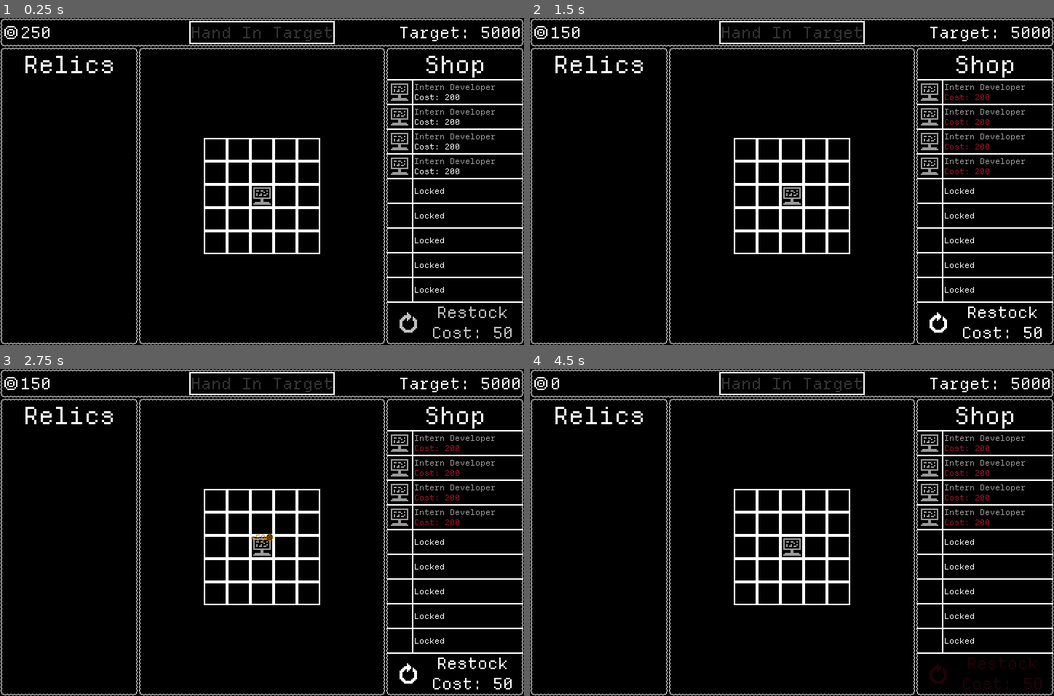
Above: before the commit, frames 1-4 (two rows, left to right).
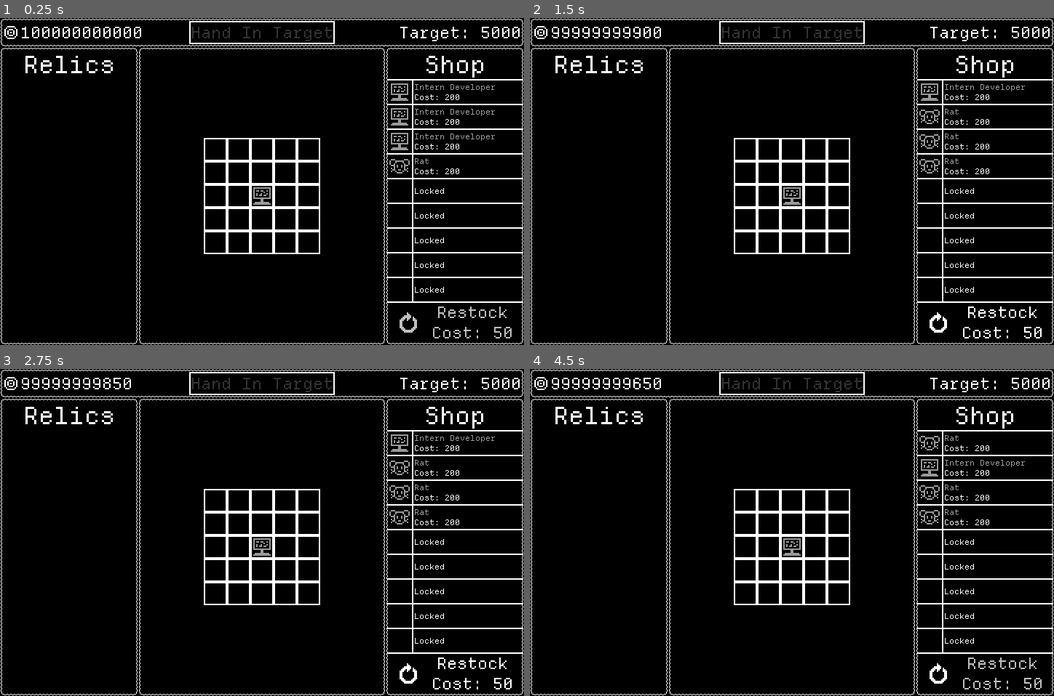
Above: after the commit, the same moments.

Repository: GemDust0/TooBigToFail
Game: Godot game, scene res://Scenes/CorporateSim.tscn
Same seed, same stepped clock (60 frames per second), same inputs: the game is played once before the commit and once after it. This scene is started directly instead of the project's main scene.
Inputs (mouse positions are in pixels of both pictures, inside the frame that each line leads up to):
- Up to frame 1 (0.25 s): no input
- Up to frame 2 (1.5 s): click "Restock Cost: 50" at 0.5 s; click "Restock Cost: 50" at 1.25 s
- Up to frame 3 (2.75 s): click "Restock Cost: 50" at 2 s
- Up to frame 4 (4.5 s): tap Enter (enter) at 2.75, 3.6, 4.25 s; move the mouse to (907, 516) at 2.77 s; press the mouse at (907, 516) at 2.78 s; tap Space at 3.5 s; move the mouse to (687, 548) at 3.52 s; release the mouse at (687, 548) at 3.53 s; click (687, 548) at 3.8 s; move the mouse to (844, 460) at 4.27 s; press the mouse at (844, 460) at 4.28 s

The runs differ from the first frame. In frame 1, 0.4% of the frame differs, in the area x 4-95%, y 2-48%; in frame 2, 0.9%; in frame 3, 0.9%; in frame 4, 1.2%, in the area x 4-98%, y 2-98%.

Commit message:
New pests/relics

Diff:
--- a/Scenes/CorporateSim.tscn
+++ b/Scenes/CorporateSim.tscn
@@ -16,6 +16,10 @@
 [ext_resource type="PackedScene" uid="uid://xdv240crh3kg" path="res://Scenes/Employees/ExperiencedDeveloper.tscn" id="11_l3k28"]
 [ext_resource type="PackedScene" uid="uid://grr8d8ddayxl" path="res://Scenes/Employees/MasterDeveloper.tscn" id="12_pvrxv"]
 [ext_resource type="PackedScene" uid="uid://hqje2n5cnh24" path="res://Scenes/Employees/SeniorDeveloper.tscn" id="13_hnvcw"]
+[ext_resource type="PackedScene" uid="uid://dqhraap1ln7ee" path="res://Scenes/Employees/Rat.tscn" id="14_8f4hq"]
+[ext_resource type="PackedScene" uid="uid://c3wlxjtmpnkf6" path="res://Scenes/Employees/BossPet.tscn" id="16_7r3px"]
+[ext_resource type="PackedScene" uid="uid://cmo1j1767m6yh" path="res://Scenes/Employees/Dog.tscn" id="17_nmoak"]
+[ext_resource type="PackedScene" uid="uid://nq53mjnc0xx0" path="res://Scenes/Employees/ProjectManager.tscn" id="18_5ido5"]
 
 [node name="CorporateSim" type="Node" unique_id=1056640650]
 script = ExtResource("1_v5m7x")
@@ -306,7 +310,7 @@
 
 [node name="EmployeeShop" parent="." unique_id=1407566876 node_paths=PackedStringArray("grid") instance=ExtResource("6_cj7sp")]
 grid = NodePath("../PanelContainer/EmployeeGrid")
-employees = Array[PackedScene]([ExtResource("8_4ekef"), ExtResource("9_ux72k"), ExtResource("10_uvps6"), ExtResource("11_l3k28"), ExtResource("12_pvrxv"), ExtResource("13_hnvcw")])
+employees = Array[PackedScene]([ExtResource("8_4ekef"), ExtResource("10_uvps6"), ExtResource("11_l3k28"), ExtResource("13_hnvcw"), ExtResource("12_pvrxv"), ExtResource("14_8f4hq"), ExtResource("9_ux72k"), ExtResource("16_7r3px"), ExtResource("17_nmoak"), ExtResource("18_5ido5")])
 
 [node name="SellArea" type="TextureRect" parent="." unique_id=335735936]
 unique_name_in_owner = true
--- /dev/null
+++ b/Scenes/Employees/BossPet.tscn
@@ -0,0 +1,32 @@
+[gd_scene format=3 uid="uid://c3wlxjtmpnkf6"]
+
+[ext_resource type="PackedScene" uid="uid://bkds4gjqq4ydo" path="res://Scenes/Employee.tscn" id="1_usyrq"]
+[ext_resource type="Texture2D" uid="uid://cja2vvxig4shh" path="res://Assets/PestIcon.png" id="2_w7cx0"]
+[ext_resource type="Script" uid="uid://b2rumm8cisypv" path="res://Scripts/Synergy.gd" id="3_w7cx0"]
+
+[sub_resource type="Resource" id="Resource_b7dm5"]
+script = ExtResource("3_w7cx0")
+type = 2
+effect = 0.5
+invertAffect = true
+area = Array[Vector2i]([Vector2i(0, -1), Vector2i(0, 1), Vector2i(-1, 0), Vector2i(1, 0), Vector2i(-1, 1), Vector2i(-1, -1), Vector2i(1, 1), Vector2i(1, -1)])
+metadata/_custom_type_script = "uid://b2rumm8cisypv"
+
+[sub_resource type="Resource" id="Resource_q53l3"]
+script = ExtResource("3_w7cx0")
+stat = 1
+type = 2
+effect = 0.5
+invertAffect = true
+area = Array[Vector2i]([Vector2i(0, -1), Vector2i(0, 1), Vector2i(-1, 0), Vector2i(1, 0), Vector2i(-1, 1), Vector2i(-1, -1), Vector2i(1, 1), Vector2i(1, -1)])
+metadata/_custom_type_script = "uid://b2rumm8cisypv"
+
+[node name="BossPet" unique_id=854379618 instance=ExtResource("1_usyrq")]
+texture = ExtResource("2_w7cx0")
+type = "Pest"
+production_value = 300
+production_time = 1.5
+rarity = "Rare"
+id = "Boss' Pet"
+description = "Produces 300 coins every 1.5 seconds, halves speed and value of adjacent employees"
+synergies = Array[ExtResource("3_w7cx0")]([SubResource("Resource_b7dm5"), SubResource("Resource_q53l3")])
--- /dev/null
+++ b/Scenes/Employees/Dog.tscn
@@ -0,0 +1,32 @@
+[gd_scene format=3 uid="uid://cmo1j1767m6yh"]
+
+[ext_resource type="PackedScene" uid="uid://bkds4gjqq4ydo" path="res://Scenes/Employee.tscn" id="1_8nypr"]
+[ext_resource type="Texture2D" uid="uid://cja2vvxig4shh" path="res://Assets/PestIcon.png" id="2_5fh30"]
+[ext_resource type="Script" uid="uid://b2rumm8cisypv" path="res://Scripts/Synergy.gd" id="3_5fh30"]
+
+[sub_resource type="Resource" id="Resource_bow5w"]
+script = ExtResource("3_5fh30")
+type = 2
+effect = 2.0
+invertAffect = true
+area = Array[Vector2i]([Vector2i(0, -1), Vector2i(0, 1), Vector2i(-1, 0), Vector2i(1, 0), Vector2i(-1, 1), Vector2i(-1, -1), Vector2i(1, 1), Vector2i(1, -1)])
+metadata/_custom_type_script = "uid://b2rumm8cisypv"
+
+[sub_resource type="Resource" id="Resource_7crsd"]
+script = ExtResource("3_5fh30")
+type = 2
+effect = 0.5
+invertAffect = true
+area = Array[Vector2i]([Vector2i(0, -1), Vector2i(0, 1), Vector2i(-1, 0), Vector2i(1, 0), Vector2i(-1, 1), Vector2i(-1, -1), Vector2i(1, 1), Vector2i(1, -1)])
+invertArea = true
+metadata/_custom_type_script = "uid://b2rumm8cisypv"
+
+[node name="Dog" unique_id=854379618 instance=ExtResource("1_8nypr")]
+texture = ExtResource("2_5fh30")
+type = "Pest"
+production_value = 0
+production_time = 0.0
+rarity = "Epic"
+id = "Dog"
+description = "Doubles production value of adjacent employees, halves value of others."
+synergies = Array[ExtResource("3_5fh30")]([SubResource("Resource_bow5w"), SubResource("Resource_7crsd")])
--- /dev/null
+++ b/Scenes/Employees/ProjectManager.tscn
@@ -0,0 +1,51 @@
+[gd_scene format=3 uid="uid://nq53mjnc0xx0"]
+
+[ext_resource type="PackedScene" uid="uid://bkds4gjqq4ydo" path="res://Scenes/Employee.tscn" id="1_eljyt"]
+[ext_resource type="Texture2D" uid="uid://cja2vvxig4shh" path="res://Assets/PestIcon.png" id="2_u6p2a"]
+[ext_resource type="Script" uid="uid://b2rumm8cisypv" path="res://Scripts/Synergy.gd" id="3_u6p2a"]
+
+[sub_resource type="Resource" id="Resource_47em8"]
+script = ExtResource("3_u6p2a")
+type = 2
+effect = 2.0
+affects = Array[String](["Boss' Pet"])
+area = Array[Vector2i]([Vector2i(0, -1), Vector2i(0, 1), Vector2i(-1, 0), Vector2i(1, 0), Vector2i(-1, 1), Vector2i(-1, -1), Vector2i(1, 1), Vector2i(1, -1)])
+metadata/_custom_type_script = "uid://b2rumm8cisypv"
+
+[sub_resource type="Resource" id="Resource_yvmsu"]
+script = ExtResource("3_u6p2a")
+stat = 1
+type = 2
+effect = 2.0
+affects = Array[String](["Boss' Pet"])
+area = Array[Vector2i]([Vector2i(0, -1), Vector2i(0, 1), Vector2i(-1, 0), Vector2i(1, 0), Vector2i(-1, 1), Vector2i(-1, -1), Vector2i(1, 1), Vector2i(1, -1)])
+metadata/_custom_type_script = "uid://b2rumm8cisypv"
+
+[sub_resource type="Resource" id="Resource_xvgum"]
+script = ExtResource("3_u6p2a")
+type = 2
+effect = 0.5
+affects = Array[String](["Boss' Pet"])
+invertAffect = true
+area = Array[Vector2i]([Vector2i(0, -1), Vector2i(0, 1), Vector2i(-1, 0), Vector2i(1, 0), Vector2i(-1, 1), Vector2i(-1, -1), Vector2i(1, 1), Vector2i(1, -1)])
+metadata/_custom_type_script = "uid://b2rumm8cisypv"
+
+[sub_resource type="Resource" id="Resource_hoyml"]
+script = ExtResource("3_u6p2a")
+stat = 1
+type = 2
+effect = 0.5
+affects = Array[String](["Boss' Pet"])
+invertAffect = true
+area = Array[Vector2i]([Vector2i(0, -1), Vector2i(0, 1), Vector2i(-1, 0), Vector2i(1, 0), Vector2i(-1, 1), Vector2i(-1, -1), Vector2i(1, 1), Vector2i(1, -1)])
+metadata/_custom_type_script = "uid://b2rumm8cisypv"
+
+[node name="ProjectManager" unique_id=854379618 instance=ExtResource("1_eljyt")]
+texture = ExtResource("2_u6p2a")
+type = "Pest"
+production_value = 0
+production_time = 0.0
+rarity = "Legendary"
+id = "Project Manager"
+description = "Doubles speed and value of adjacent Boss' Pet, halves speed and value of all other adjacent employees"
+synergies = Array[ExtResource("3_u6p2a")]([SubResource("Resource_47em8"), SubResource("Resource_yvmsu"), SubResource("Resource_xvgum"), SubResource("Resource_hoyml")])
--- /dev/null
+++ b/Scenes/Employees/Rat.tscn
@@ -0,0 +1,32 @@
+[gd_scene format=3 uid="uid://dqhraap1ln7ee"]
+
+[ext_resource type="PackedScene" uid="uid://bkds4gjqq4ydo" path="res://Scenes/Employee.tscn" id="1_6c0oi"]
+[ext_resource type="Texture2D" uid="uid://cja2vvxig4shh" path="res://Assets/PestIcon.png" id="2_q25nc"]
+[ext_resource type="Script" uid="uid://b2rumm8cisypv" path="res://Scripts/Synergy.gd" id="3_q25nc"]
+
+[sub_resource type="Resource" id="Resource_lthed"]
+script = ExtResource("3_q25nc")
+effect = -10.0
+invertAffect = true
+area = Array[Vector2i]([Vector2i(0, -1), Vector2i(0, 1), Vector2i(-1, 0), Vector2i(1, 0), Vector2i(-1, 1), Vector2i(-1, -1), Vector2i(1, 1), Vector2i(1, -1)])
+relicReq = "Mutualism"
+invertRelic = true
+metadata/_custom_type_script = "uid://b2rumm8cisypv"
+
+[sub_resource type="Resource" id="Resource_q25nc"]
+script = ExtResource("3_q25nc")
+stat = 1
+type = 1
+effect = 0.2
+invertAffect = true
+area = Array[Vector2i]([Vector2i(0, -1), Vector2i(0, 1), Vector2i(-1, 0), Vector2i(1, 0), Vector2i(-1, 1), Vector2i(-1, -1), Vector2i(1, 1), Vector2i(1, -1)])
+metadata/_custom_type_script = "uid://b2rumm8cisypv"
+
+[node name="Rat" unique_id=854379618 instance=ExtResource("1_6c0oi")]
+texture = ExtResource("2_q25nc")
+type = "Pest"
+production_value = 0
+production_time = 0.0
+id = "Rat"
+description = "Reduces production value of adjacent employees by 10, but increases their production speed by 20%"
+synergies = Array[ExtResource("3_q25nc")]([SubResource("Resource_lthed"), SubResource("Resource_q25nc")])
--- a/Scenes/Employees/Snitch.tscn
+++ b/Scenes/Employees/Snitch.tscn
@@ -10,6 +10,8 @@
 effect = -0.1
 invertAffect = true
 area = Array[Vector2i]([Vector2i(0, -1), Vector2i(0, 1), Vector2i(-1, 0), Vector2i(1, 0), Vector2i(-1, 1), Vector2i(-1, -1), Vector2i(1, 1), Vector2i(1, -1)])
+relicReq = "Snitches get... Snitches??"
+invertRelic = true
 metadata/_custom_type_script = "uid://b2rumm8cisypv"
 
 [sub_resource type="Resource" id="Resource_kd472"]
@@ -17,7 +19,7 @@
 stat = 1
 type = 1
 effect = 0.25
-affects = Array[String](["Intern Developer"])
+affects = Array[String](["Intern Developer", "Rat"])
 area = Array[Vector2i]([Vector2i(0, -1), Vector2i(0, 1), Vector2i(-1, 0), Vector2i(1, 0), Vector2i(-1, 1), Vector2i(-1, -1), Vector2i(1, 1), Vector2i(1, -1)])
 metadata/_custom_type_script = "uid://b2rumm8cisypv"
 
@@ -35,7 +37,7 @@
 stat = 1
 type = 1
 effect = 0.15
-affects = Array[String](["Experienced Developer"])
+affects = Array[String](["Experienced Developer", "Boss' Pet"])
 area = Array[Vector2i]([Vector2i(0, -1), Vector2i(0, 1), Vector2i(-1, 0), Vector2i(1, 0), Vector2i(-1, 1), Vector2i(-1, -1), Vector2i(1, 1), Vector2i(1, -1)])
 metadata/_custom_type_script = "uid://b2rumm8cisypv"
 
@@ -44,7 +46,7 @@
 stat = 1
 type = 1
 effect = 0.1
-affects = Array[String](["Senior Developer"])
+affects = Array[String](["Senior Developer", "Dog"])
 area = Array[Vector2i]([Vector2i(0, -1), Vector2i(0, 1), Vector2i(-1, 0), Vector2i(1, 0), Vector2i(-1, 1), Vector2i(-1, -1), Vector2i(1, 1), Vector2i(1, -1)])
 metadata/_custom_type_script = "uid://b2rumm8cisypv"
 
@@ -53,7 +55,7 @@
 stat = 1
 type = 1
 effect = 0.05
-affects = Array[String](["Master Developer"])
+affects = Array[String](["Master Developer", "Project Manager"])
 area = Array[Vector2i]([Vector2i(0, -1), Vector2i(0, 1), Vector2i(-1, 0), Vector2i(1, 0), Vector2i(-1, 1), Vector2i(-1, -1), Vector2i(1, 1), Vector2i(1, -1)])
 metadata/_custom_type_script = "uid://b2rumm8cisypv"
 
@@ -61,8 +63,8 @@
 texture = ExtResource("2_qelro")
 type = "Pest"
 production_value = 0
-production_time = -1.0
+production_time = 0.0
 rarity = "Uncommon"
 id = "Snitch"
-description = "Increases production speed of adjacent employees by 25% but reduces value by 10%"
+description = "Reduces production value of adjacent employees by -10%, but increases production speed by 25%, -5% per rarity above common."
 synergies = Array[ExtResource("2_jekr8")]([SubResource("Resource_qelro"), SubResource("Resource_kd472"), SubResource("Resource_uedvd"), SubResource("Resource_ekepv"), SubResource("Resource_igemx"), SubResource("Resource_j1aed")])
--- /dev/null
+++ b/Scenes/Relics/Mutualism.tscn
@@ -0,0 +1,9 @@
+[gd_scene format=3 uid="uid://dhxx7y3iunh6r"]
+
+[ext_resource type="PackedScene" uid="uid://dqg0bvky61dxp" path="res://Scenes/Relic.tscn" id="1_om2bn"]
+[ext_resource type="Texture2D" uid="uid://cja2vvxig4shh" path="res://Assets/PestIcon.png" id="1_r1tv8"]
+
+[node name="Mutualism" unique_id=362028674 instance=ExtResource("1_om2bn")]
+texture = ExtResource("1_r1tv8")
+id = "Mutualism"
+description = "Rats no longer decrease production value of adjacent employees"
--- /dev/null
+++ b/Scenes/Relics/SnitchesSnitches.tscn
@@ -0,0 +1,10 @@
+[gd_scene format=3 uid="uid://b7ekf3liomx5f"]
+
+[ext_resource type="PackedScene" uid="uid://dqg0bvky61dxp" path="res://Scenes/Relic.tscn" id="1_arfm7"]
+[ext_resource type="Texture2D" uid="uid://cja2vvxig4shh" path="res://Assets/PestIcon.png" id="2_d0cs7"]
+
+[node name="SnitchesSnitches" unique_id=362028674 instance=ExtResource("1_arfm7")]
+self_modulate = Color(0.11372549, 0.7490196, 0.11372549, 1)
+texture = ExtResource("2_d0cs7")
+id = "Snitches get... Snitches??"
+description = "Snitches no longer decrease employee production value"
--- /dev/null
+++ b/Scenes/Relics/Stability.tscn
@@ -0,0 +1,9 @@
+[gd_scene format=3 uid="uid://c1pkowvf8se8d"]
+
+[ext_resource type="PackedScene" uid="uid://dqg0bvky61dxp" path="res://Scenes/Relic.tscn" id="1_7iuyq"]
+[ext_resource type="Texture2D" uid="uid://dfhv185c4coyh" path="res://Assets/HappyFace.png" id="2_4pbg7"]
+
+[node name="Stability" unique_id=362028674 instance=ExtResource("1_7iuyq")]
+texture = ExtResource("2_4pbg7")
+id = "Employee Stability"
+description = "All employee production value is doubled"
--- /dev/null
+++ b/Scenes/Relics/TurningLosses.tscn
@@ -0,0 +1,9 @@
+[gd_scene format=3 uid="uid://dhq18vy4i2t7l"]
+
+[ext_resource type="PackedScene" uid="uid://dqg0bvky61dxp" path="res://Scenes/Relic.tscn" id="1_tbrcu"]
+[ext_resource type="Texture2D" uid="uid://brcti43shig4d" path="res://Assets/TurningLossesAround.png" id="2_g78to"]
+
+[node name="TurningLosses" unique_id=362028674 instance=ExtResource("1_tbrcu")]
+texture = ExtResource("2_g78to")
+id = "Turning Losses (Around)"
+description = "Any negative profits are instead made positive"
--- a/Scripts/CorporateSim.gd
+++ b/Scripts/CorporateSim.gd
@@ -24,7 +24,7 @@
 
 func _ready() -> void:
 	money = 250
-	#money = 1000000000
+	money = 100000000000
 	target_label.text = "Target: %s" % targets[0]
 	grid.create_grid(5)
 	grid.add_employee(Vector2i(2, 2), load("res://Scenes/Employees/InternDeveloper.tscn").instantiate())
@@ -71,6 +71,7 @@
 	grid.disabled = false
 	shop.enable()
 	relic_inventory.process_mode = Node.PROCESS_MODE_INHERIT
+	%HandInTargetButton.disabled = (money < targets[0])
 
 func start_subsidy_timer() -> void:
 	var timer: SceneTreeTimer = get_tree().create_timer(5)
@@ -78,14 +79,26 @@
 	timer.timeout.connect(start_subsidy_timer)
 
 func give_relic(relic: Relic) -> void:
+	relic_inventory.add_relic(relic)
+	relic_popup.call_deferred(relic)
+
+func relic_popup(relic: Relic) -> void:
 	if !$HUD/TargetReached.visible:
+		grid.interrupt_hold()
+		shop.interrupt_hold()
+		grid.description.hide()
+		shop.slot_highlight.hide()
+		grid.unpaint_synergies()
+		grid.disabled = true
+		shop.disable()
 		relic_inventory.process_mode = Node.PROCESS_MODE_DISABLED
 		%RelicName.text = relic.id
 		%RelicTexture.texture = relic.texture
 		%RelicDescription.text = relic.description
 		%RelicUnlock.visible = true
-	relic_inventory.add_relic(relic)
 
 func accept_relic() -> void:
 	%RelicUnlock.visible = false
+	grid.disabled = false
+	shop.enable()
 	relic_inventory.process_mode = Node.PROCESS_MODE_INHERIT
--- a/Scripts/EmployeeGrid.gd
+++ b/Scripts/EmployeeGrid.gd
@@ -14,10 +14,16 @@
 var hovering_sell: bool = false
 var paint_locked: bool = false
 var disabled: bool = false
+var negatives_earned: int = 0
+var last_change: int = Time.get_ticks_msec()
 
 @onready var description: DescriptionLabel = %DescriptionLabel
 @onready var sell_area: TextureRect = %SellArea
 @onready var sell_text: Label = %SellText
+
+func _process(_delta: float) -> void:
+	if (Time.get_ticks_msec() - last_change) >= 30000 && (!CorporateSim.instance.relic_inventory.has_relic("Employee Stability")): # 30000ms = 0.5min
+		CorporateSim.instance.give_relic(load("res://Scenes/Relics/Stability.tscn").instantiate())
 
 func create_grid(grid_size: int) -> void:
 	columns = grid_size
@@ -56,7 +62,12 @@
 	return container
 
 func add_employee(pos: Vector2i, employee: Employee) -> void:
+	last_change = Time.get_ticks_msec()
 	grid[pos].add_employee(employee)
+	if get_employee_count("Snitch") > 5 && !CorporateSim.instance.relic_inventory.has_relic("Snitches get... Snitches??"):
+		CorporateSim.instance.give_relic(load("res://Scenes/Relics/SnitchesSnitches.tscn").instantiate())
+	if get_employee_count("Rat") > 5 && !CorporateSim.instance.relic_inventory.has_relic("Mutualism"):
+		CorporateSim.instance.give_relic(load("res://Scenes/Relics/Mutualism.tscn").instantiate())
 	employee.produced.connect(employee_production)
 	employee.grid_pos = pos
 	var speed_mult: float = 1.0
@@ -107,8 +118,10 @@
 				grid[held.grid_pos].employee = null
 				held.queue_free()
 				money_produced.emit(25)
+				last_change = Time.get_ticks_msec()
 			elif cursor_grid_pos != Vector2i(-1, -1):
 				grid[held.grid_pos].switch_employee(grid[cursor_grid_pos], cursor_grid_pos)
+				last_change = Time.get_ticks_msec()
 			else:
 				held.position = Vector2.ZERO
 			held = null
@@ -149,6 +162,15 @@
 			synergyData.apply_employee_synergies(slot.employee, employee)
 	production_worth = roundi((production_worth + synergyData.flatValue) * synergyData.multValue)
 	speed_mult = (speed_mult + synergyData.flatTime) * synergyData.multTime
+	if production_worth < 0:
+		if CorporateSim.instance.relic_inventory.has_relic("Turning Losses (Around)"):
+			production_worth *= -1
+		else:
+			negatives_earned += 1
+			if negatives_earned > 5:
+				CorporateSim.instance.give_relic(load("res://Scenes/Relics/TurningLosses.tscn").instantiate())
+	if CorporateSim.instance.relic_inventory.has_relic("Employee Stability"):
+		production_worth *= 2
 	money_produced.emit(production_worth)
 	employee.create_production_text(production_worth)
 	employee.start_production(speed_mult)
--- a/Scripts/SynergyApplication.gd
+++ b/Scripts/SynergyApplication.gd
@@ -1,7 +1,7 @@
 class_name SynergyApplication extends Resource
 
 var flatValue: float = 0.0
-var flatTime: float = 1.0
+var flatTime: float = 0.0
 var multValue: float = 1.0
 var multTime: float = 1.0
 
Binary file added: Assets/TurningLossesAround.png
Not shown, added: Assets/TurningLossesAround.png.import
